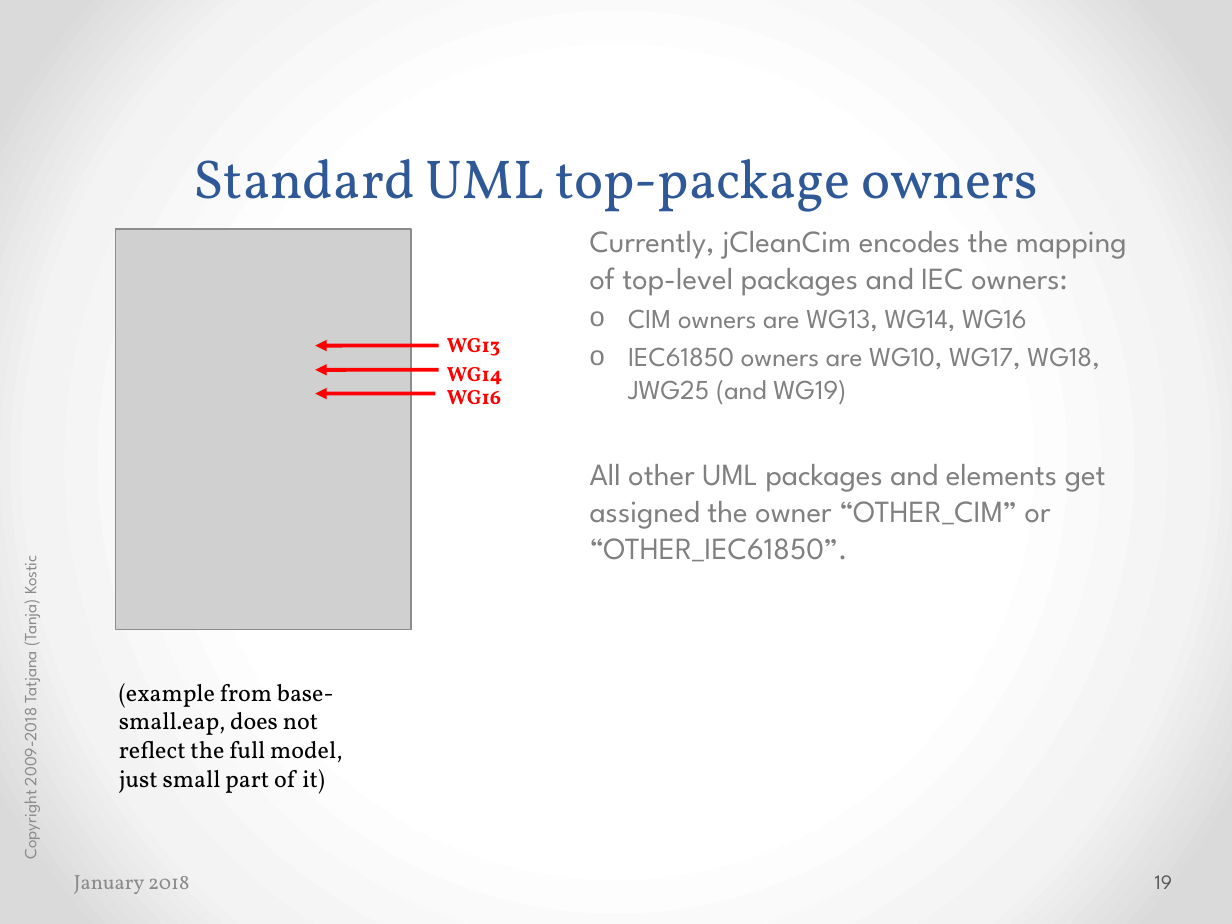
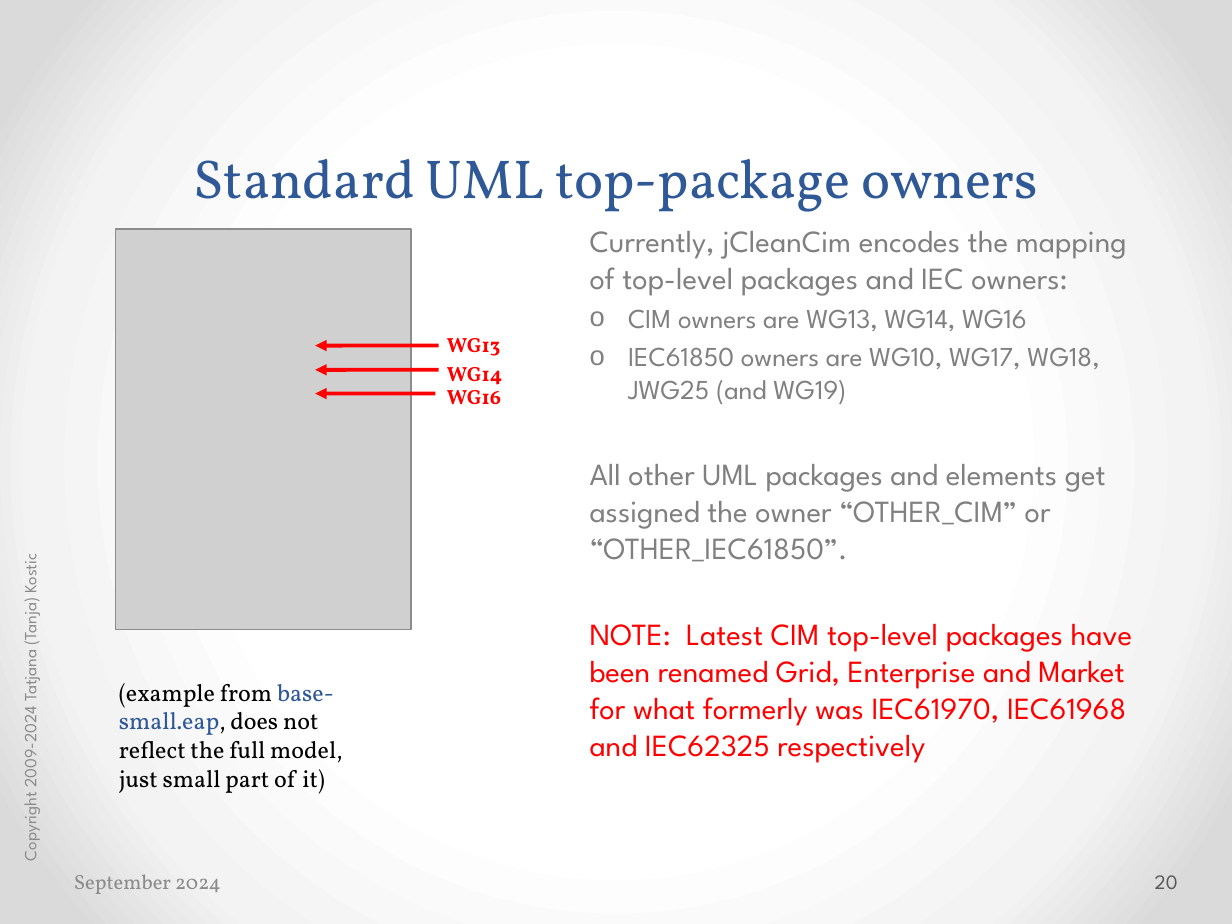
Before and after one commit to cimug-org/jCleanCim, a slide deck: slide 20 of doc/jCleanCimIntro.pptx (slide 19 before the commit). Drawn at 1232x924 pixels with LibreOffice and Linux fonts; fonts in the diff are those of the drawing; grey boxes stand for pictures. Boxes give left, top, right and bottom in pixels: in the first picture for what was removed or moved away, otherwise in the second. Text is boxed around its words. In the diff, an @@ line names an element or a change of style, - is before the commit and + after.

```diff
--- a/doc/jCleanCimIntro.pptx
+++ b/doc/jCleanCimIntro.pptx
@@ text at bbox=[17, 558, 42, 859]: text changed @@
-Copyright 2009-2018 Tatjana (Tanja) Kostic
+Copyright 2009-2024 Tatjana (Tanja) Kostic
@@ text at bbox=[590, 623, 1133, 763]: paragraph added @@
+NOTE: Latest CIM top-level packages have been renamed Grid, Enterprise and Market for what formerly was IEC61970, IEC61968 and IEC62325 respectively
@@ text "(example from base-small.eap, does not ..." at bbox=[119, 683, 342, 794]: text colour #000000 to #2F5897 in "base-small.eap," @@
@@ text at bbox=[74, 874, 221, 894]: text changed @@
-January 2018
+September 2024
@@ page number at bbox=[1155, 875, 1178, 889]: text changed @@
-19
+20
```
Also in this commit, not shown: 74 other slides changed, 2 slides added, 35 other files.
